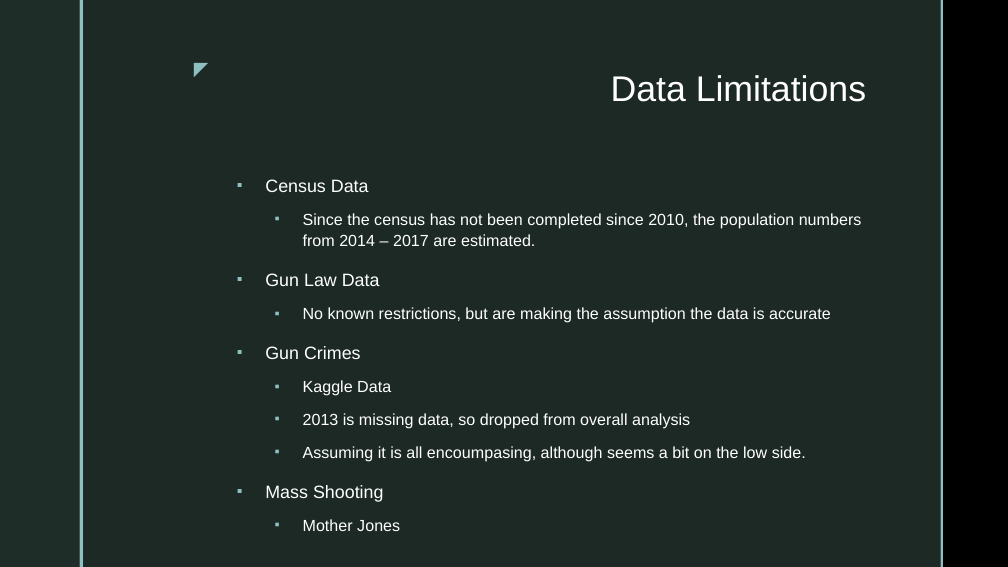
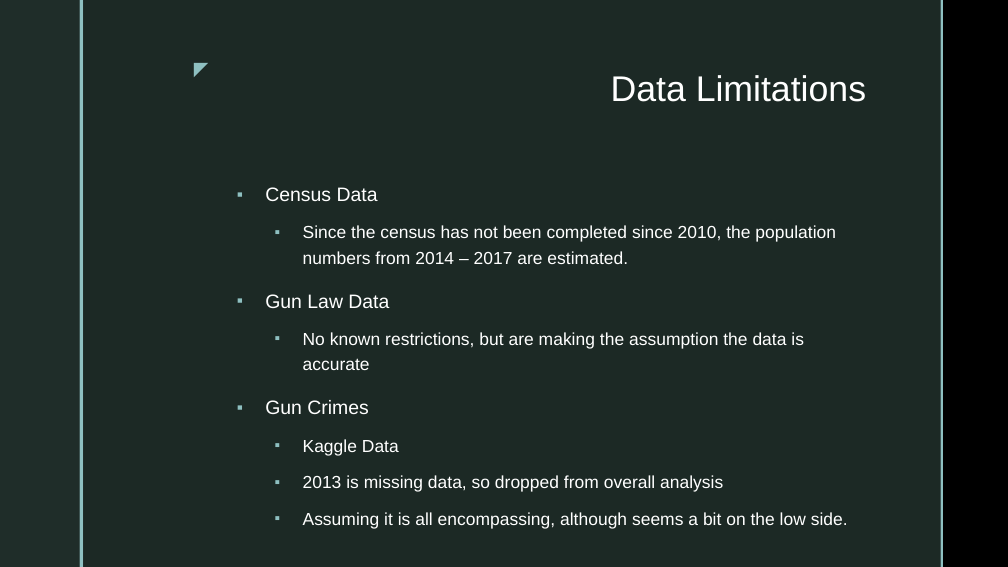
Before and after one commit to Vallito/Project_1, a slide deck: slide 4 of Affects of Gun Laws on Gun Crime.pptm. Drawn at 1008x567 pixels with LibreOffice and Linux fonts; fonts in the diff are those of the drawing; background and template pictures are left out. Boxes give left, top, right and bottom in pixels: in the first picture for what was removed or moved away, otherwise in the second. Text is boxed around its words. In the diff, an @@ line names an element or a change of style, - is before the commit and + after.

```diff
--- a/Affects of Gun Laws on Gun Crime.pptm
+++ b/Affects of Gun Laws on Gun Crime.pptm
@@ text at [265,187,836,492]: size 17 to 18.5 pt in "Census Data", "Gun Law Data", "Gun Crimes"; size 15.3 to 16.6 pt in "Since the census has not been completed ...", "No known restrictions, but are making the ...", "Kaggle Data", "2013 is missing data, so dropped from ..."; line spacing 1.1 to 1.2 @@
@@ text at [303,512,848,529]: text changed; size 15.3 to 16.6 pt @@
-  ▪ Assuming it is all encoumpasing, although seems a bit on the low side.
-▪ Mass Shooting
-  ▪ Mother Jones
+  ▪ Assuming it is all encompassing, although seems a bit on the low side.
```
Also in this commit, not shown: 6 other slides changed, 4 slides added, 1 slide removed, 3 other files.
